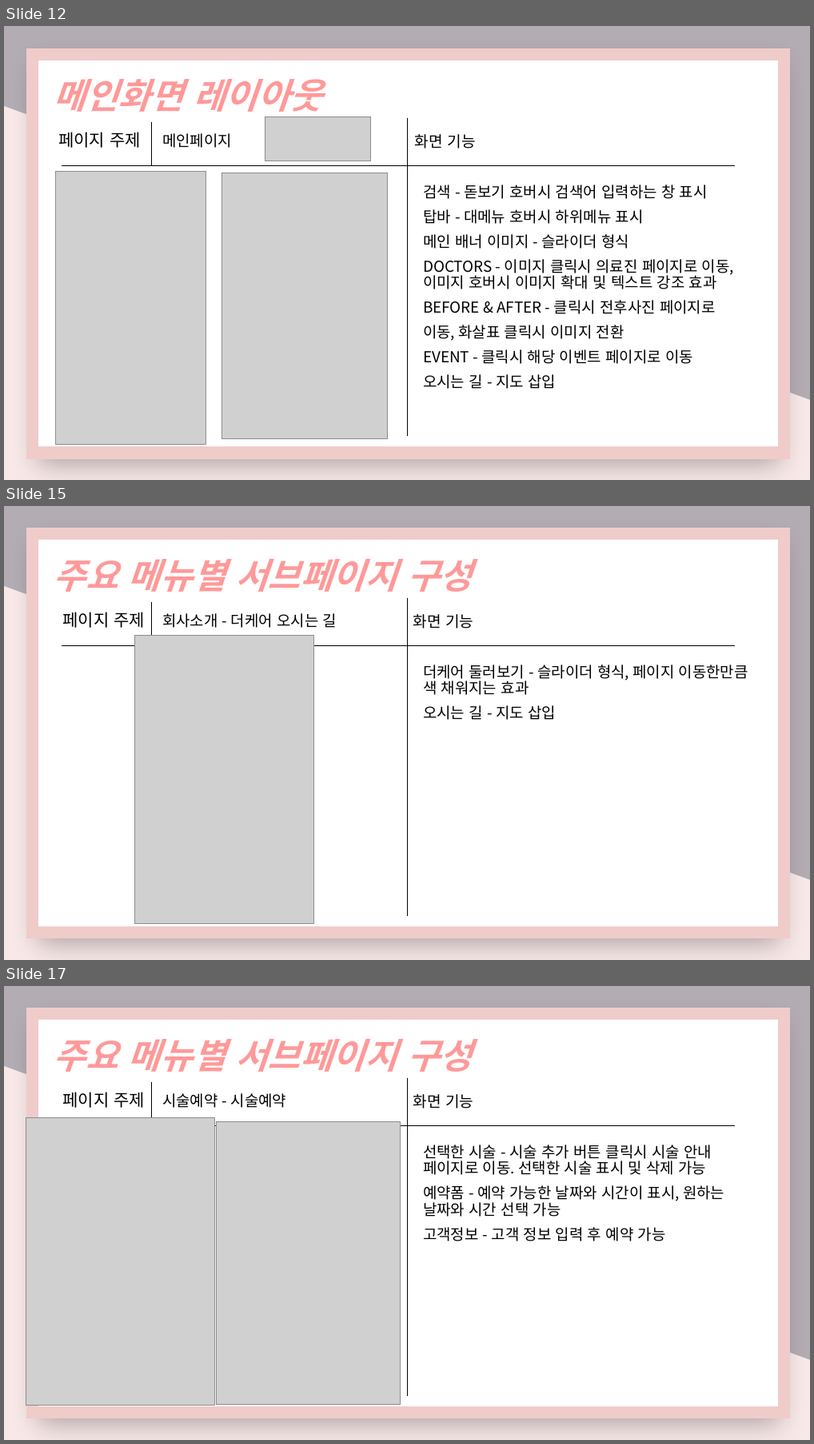
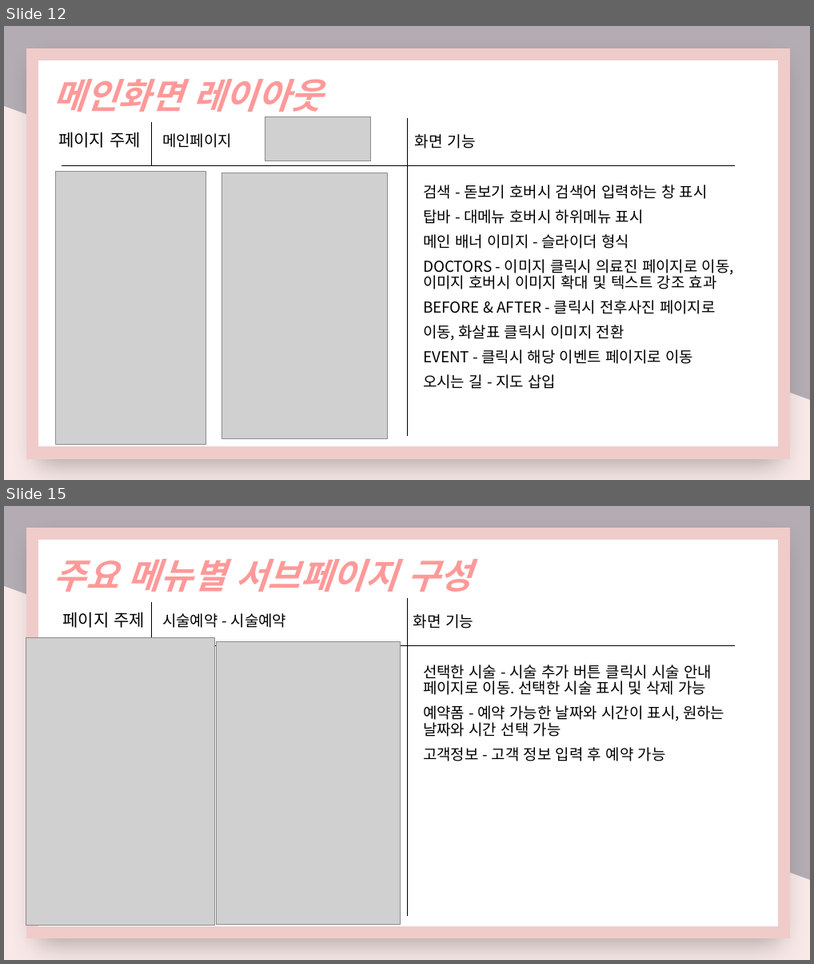
Before and after one commit to nimi2838/thecare, a slide deck: 졸작 기획서.pptx. Shown one above the other, each under a label of ours: slides 12, 15 and 17 before the commit, slides 12 and 15 after it; the slides between them are not shown. The pictures are 814x1444 and 814x964 pixels, drawn with LibreOffice and Linux fonts; fonts in the diff are those of the drawing; grey boxes stand for pictures. Boxes give left, top, right and bottom in pixels: in the first picture for what was removed or moved away, otherwise in the second. Text is boxed around its words. In the diff, an @@ line names an element or a change of style, - is before the commit and + after.

```diff
--- a/졸작 기획서.pptx
+++ b/졸작 기획서.pptx
@@ slide 15 removed at (4, 506, 810, 960), background gradient #B3ACB3 to #F8E9E8 @@
@@ rectangle removed at (33, 534, 785, 932) @@
@@ text removed at (53, 559, 472, 599) @@
-주요 메뉴별 서브페이지 구성
@@ line removed from (407, 598) to (407, 916) @@
@@ text removed at (63, 612, 146, 628) @@
-페이지 주제
@@ line removed from (152, 602) to (152, 646) @@
@@ text removed at (162, 613, 337, 628) @@
-회사소개 - 더케어 오시는 길
@@ text removed at (414, 614, 474, 628) @@
-화면 기능
@@ line removed from (62, 646) to (735, 646) @@
@@ picture removed at (134, 635, 314, 924) @@
@@ text removed at (423, 664, 749, 720) @@
-더케어 둘러보기 - 슬라이더 형식, 페이지 이동한만큼 색 채워지는 효과
-오시는 길 - 지도 삽입
@@ what was slide 17 is now slide 15 @@
```
Also in this commit, not shown: 8 slides changed, 1 other slide removed, 1 other file.
